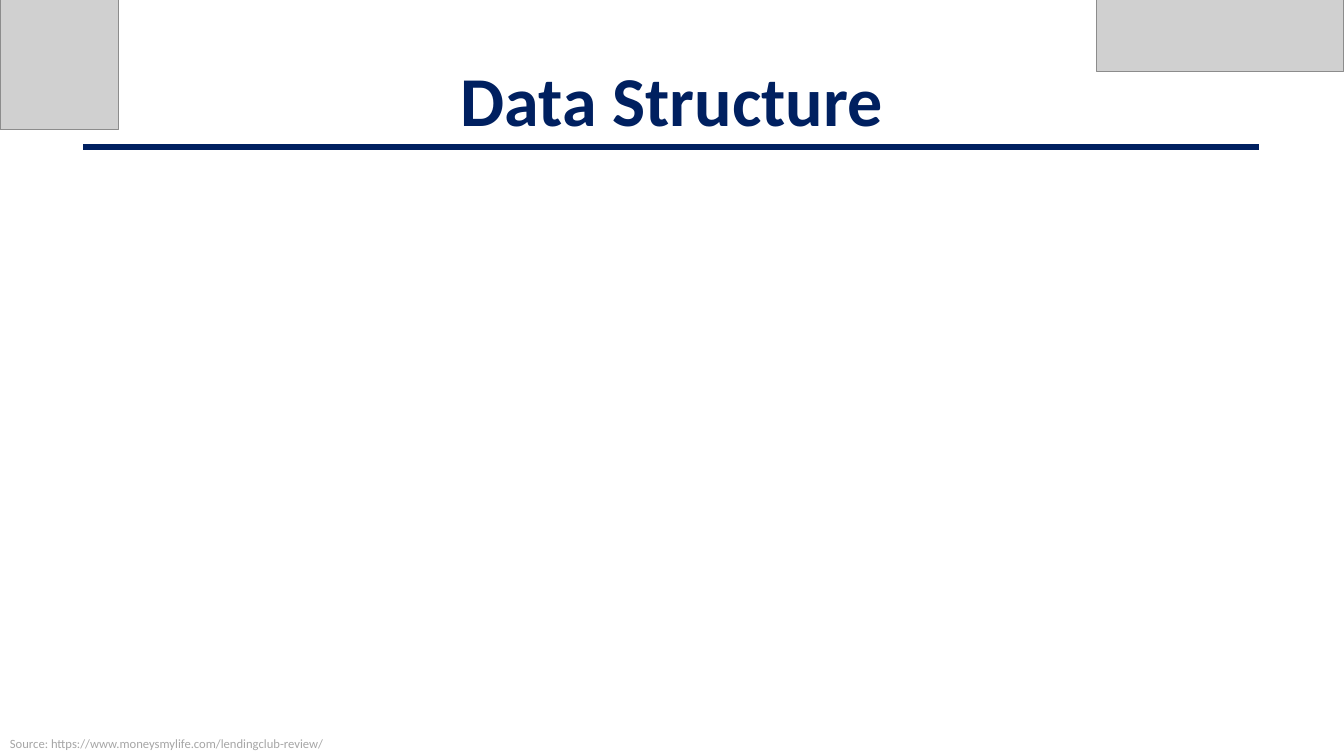
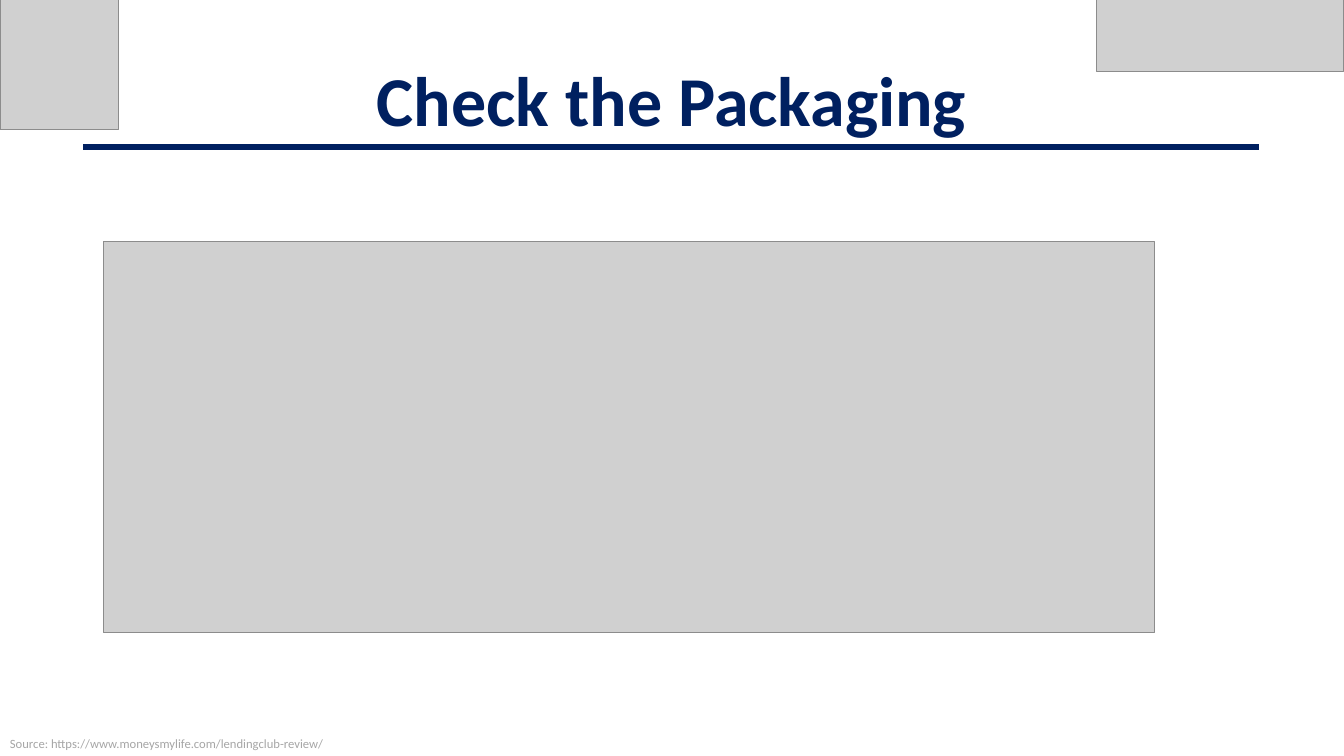
Before and after one commit to jschild01/JMB_DATS_6101, a slide deck: slide 5 of EDA_LendingClub_Slides_Shell.pptx (slide 4 before the commit). Drawn at 1344x756 pixels with LibreOffice and Linux fonts; fonts in the diff are those of the drawing; grey boxes stand for pictures. Boxes give left, top, right and bottom in pixels: in the first picture for what was removed or moved away, otherwise in the second. Text is boxed around its words. In the diff, an @@ line names an element or a change of style, - is before the commit and + after.

```diff
--- a/EDA_LendingClub_Slides_Shell.pptx
+++ b/EDA_LendingClub_Slides_Shell.pptx
@@ text at (377,77,966,138): text changed @@
-Data Structure
+Check the Packaging
@@ picture added at (104,242,1155,633) @@
```
Also in this commit, not shown: 1 other slide changed, 3 slides added, 5 slides removed.
